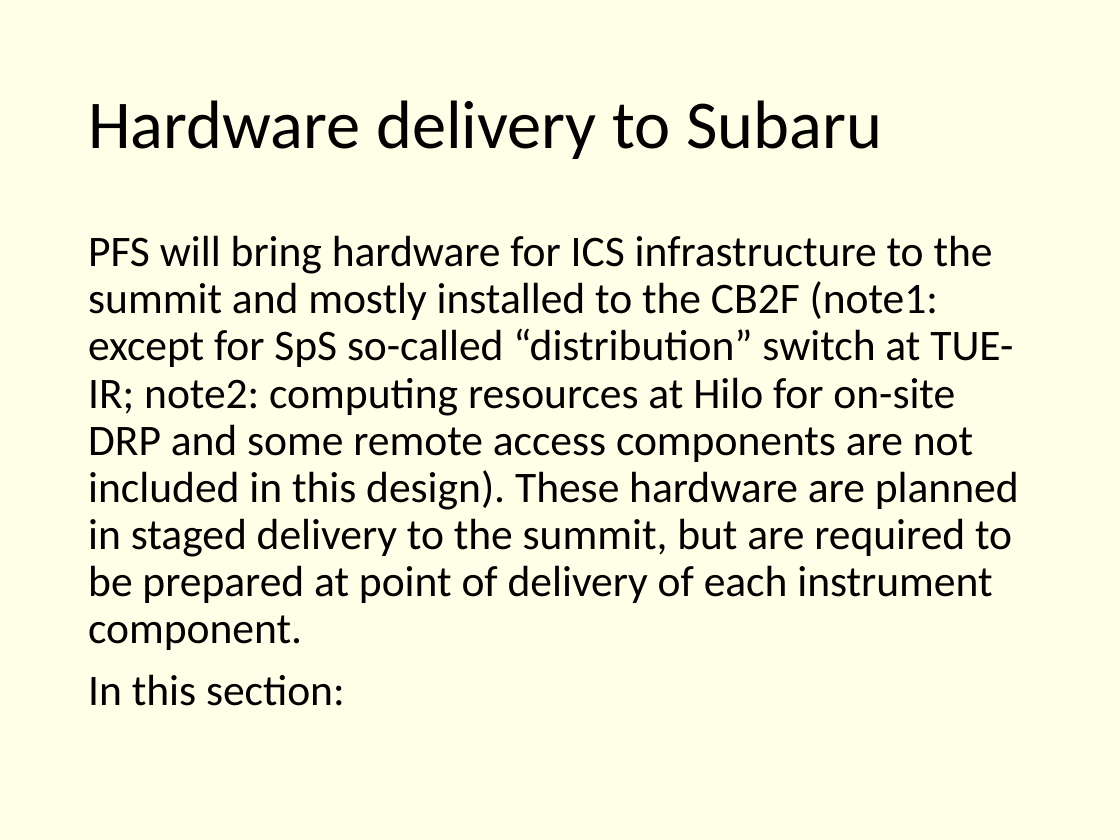
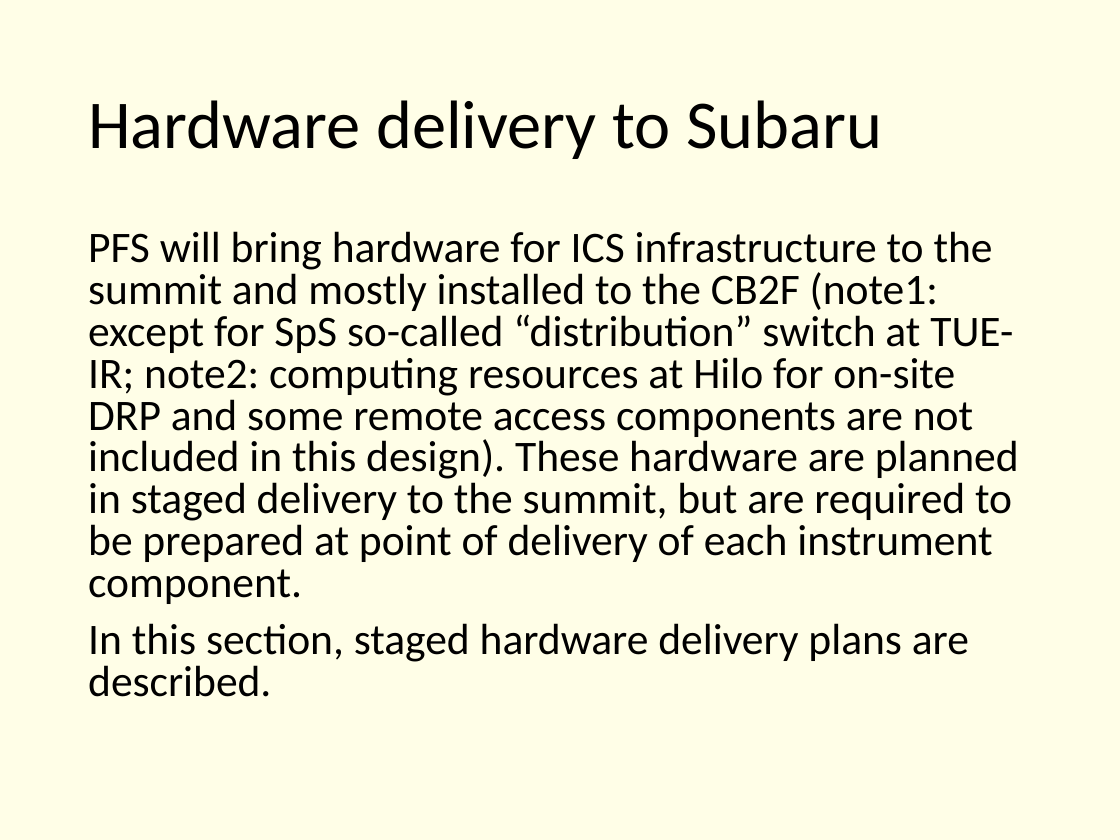
Before and after one commit to Subaru-PFS/ics_doc, a slide deck: slide 97 of SSN-00029.pptx (slide 87 before the commit). Drawn at 1120x840 pixels with LibreOffice and Linux fonts; fonts in the diff are those of the drawing. Boxes give left, top, right and bottom in pixels: in the first picture for what was removed or moved away, otherwise in the second. Text is boxed around its words. In the diff, an @@ line names an element or a change of style, - is before the commit and + after.

Commit message:
* Added toc for subitems in review section * Added draft contents to VM part * Added stream load diagram for storage flow

```diff
--- a/SSN-00029.pptx
+++ b/SSN-00029.pptx
@@ text at (x1=88, y1=231, x2=1019, y2=604): line spacing 0.9 to 0.8 @@
@@ text at (x1=88, y1=623, x2=969, y2=697): text changed @@
-In this section:
+In this section, staged hardware delivery plans are described.
```
Also in this commit, not shown: 11 other slides changed, 12 slides added, 3 slides removed.
